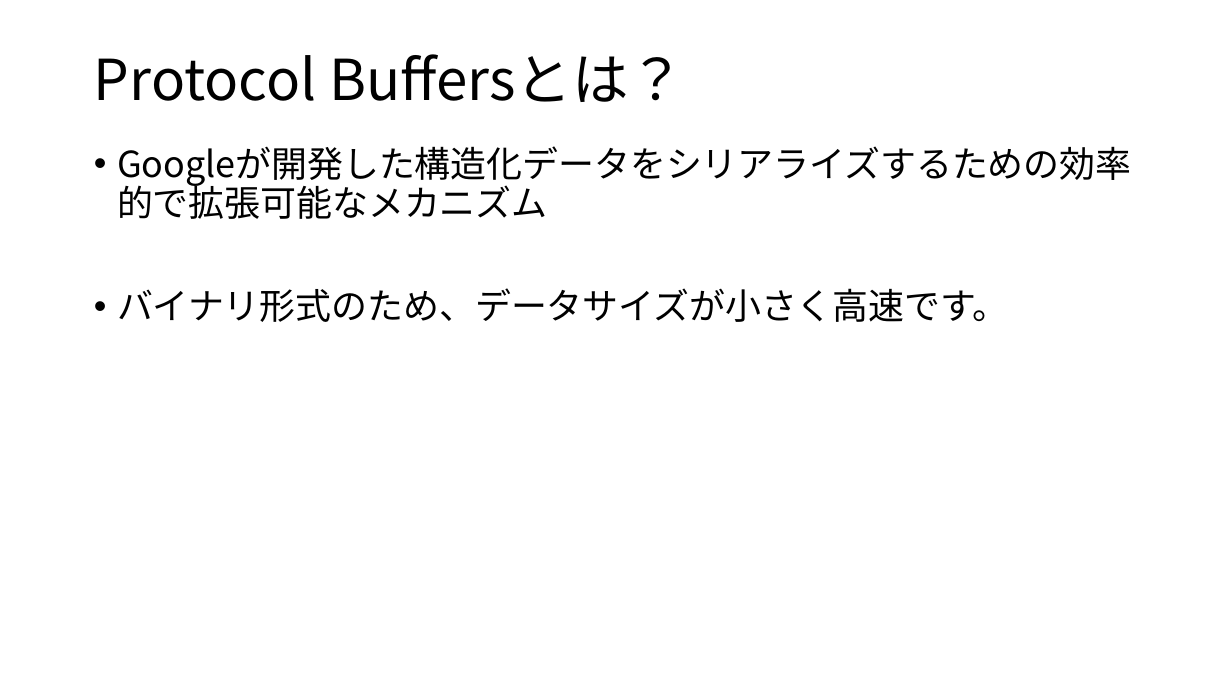
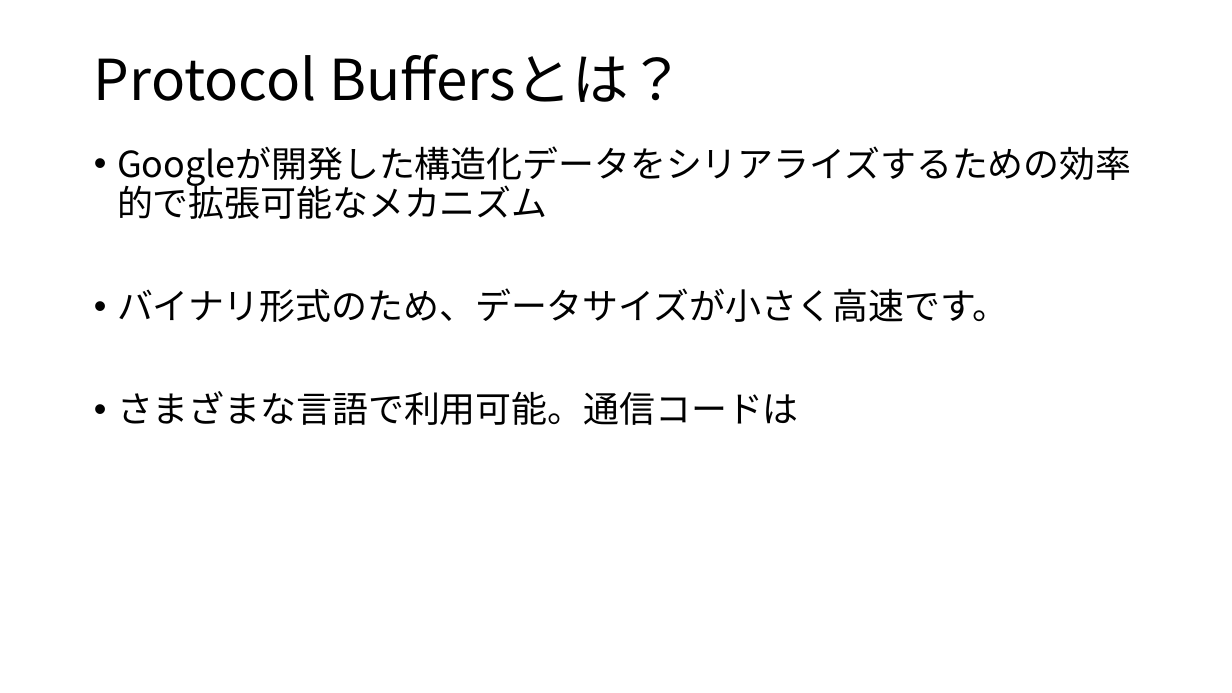
Before and after one commit to koga-miko/misc, a slide deck: slide 6 of raspberry-pi-report/gRPCについて.pptx. Drawn at 1232x693 pixels with LibreOffice and Linux fonts; fonts in the diff are those of the drawing. Boxes give left, top, right and bottom in pixels: in the first picture for what was removed or moved away, otherwise in the second. Text is boxed around its words. In the diff, an @@ line names an element or a change of style, - is before the commit and + after.

```diff
--- a/raspberry-pi-report/gRPCについて.pptx
+++ b/raspberry-pi-report/gRPCについて.pptx
@@ text at <box>117,391,799,425</box>: paragraph added @@
+• さまざまな言語で利用可能。通信コードは
```
Also in this commit, not shown: 8 other slides changed, 3 other files.
